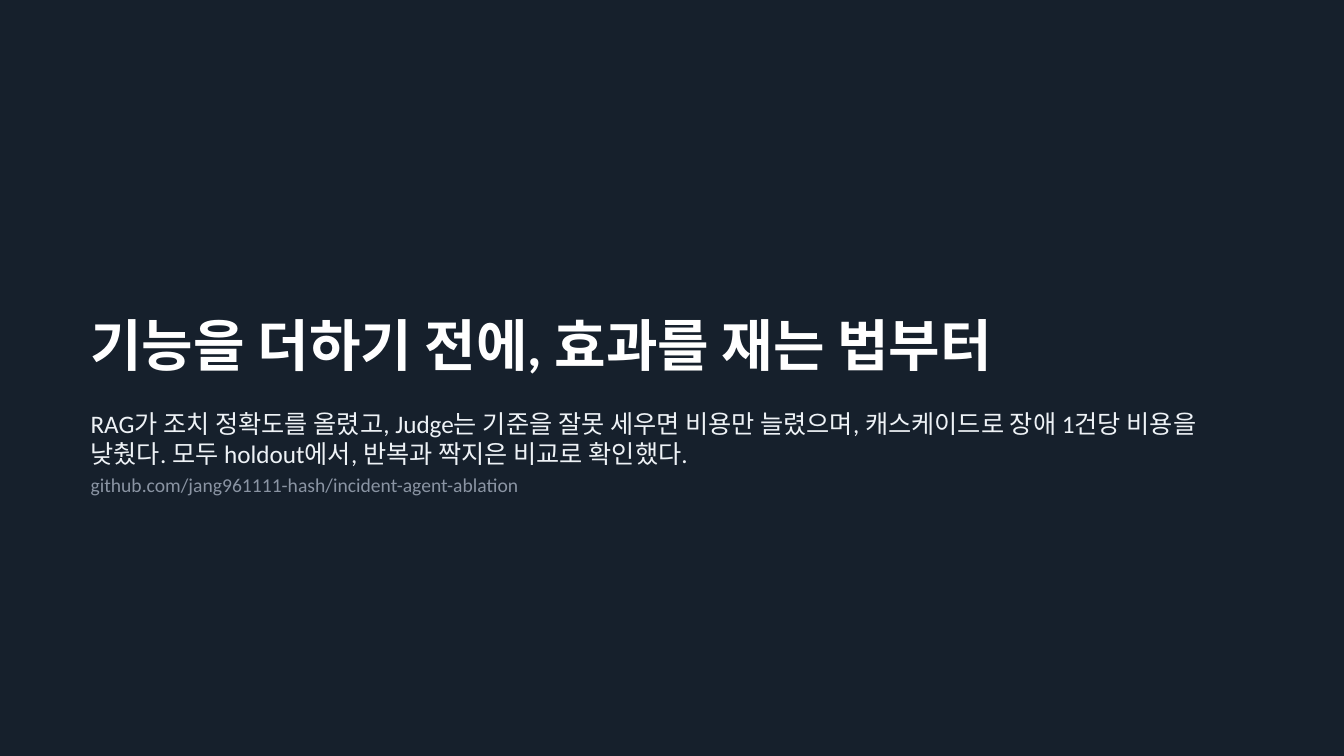
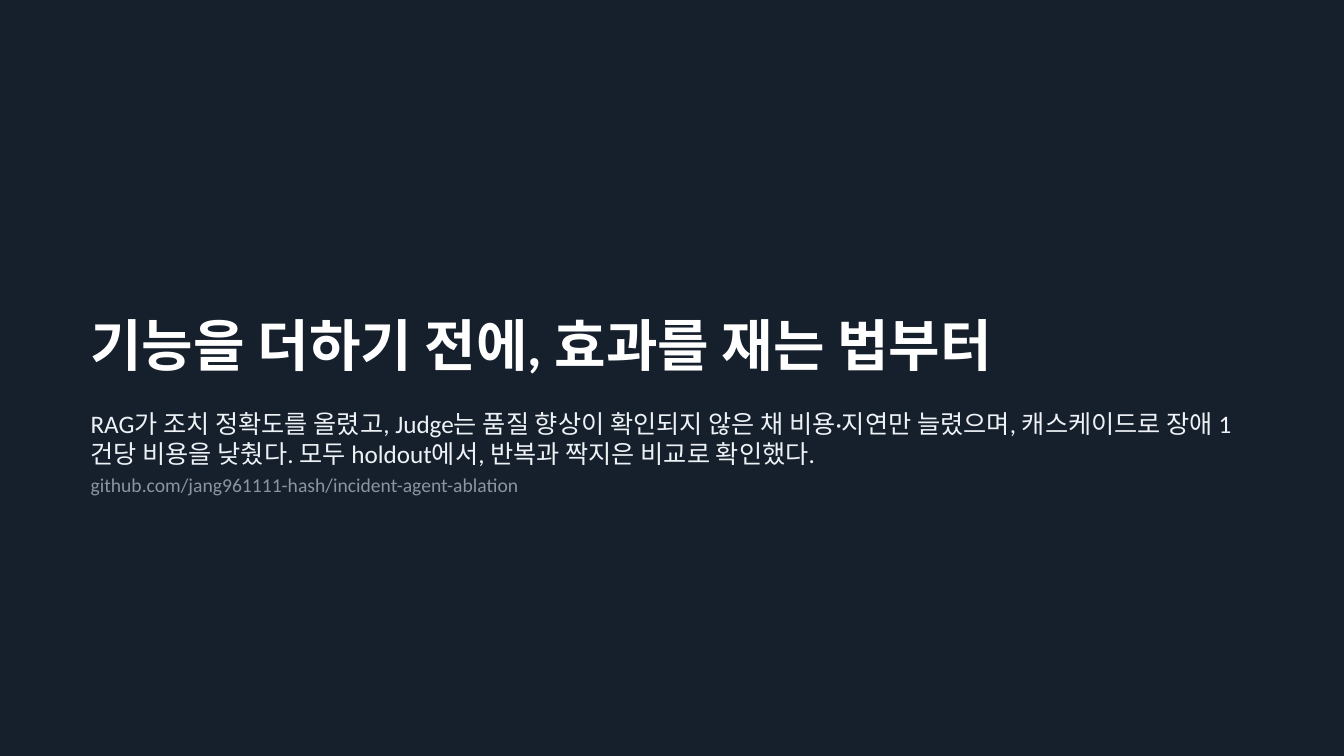
Before and after one commit to jang961111-hash/incident-agent-ablation, a slide deck: slide 16 of deck/incident-agent-ablation.pptx. Drawn at 1344x756 pixels with LibreOffice and Linux fonts; fonts in the diff are those of the drawing. Boxes give left, top, right and bottom in pixels: in the first picture for what was removed or moved away, otherwise in the second. Text is boxed around its words. In the diff, an @@ line names an element or a change of style, - is before the commit and + after.

```diff
--- a/deck/incident-agent-ablation.pptx
+++ b/deck/incident-agent-ablation.pptx
@@ text at (91,412,1213,466): text changed @@
-RAG가 조치 정확도를 올렸고, Judge는 기준을 잘못 세우면 비용만 늘렸으며, 캐스케이드로 장애 1건당 비용을 낮췄다. 모두 holdout에서, 반복과 짝지은 비교로 확인했다.
+RAG가 조치 정확도를 올렸고, Judge는 품질 향상이 확인되지 않은 채 비용·지연만 늘렸으며, 캐스케이드로 장애 1건당 비용을 낮췄다. 모두 holdout에서, 반복과 짝지은 비교로 확인했다.
```
Also in this commit, not shown: 6 other slides changed, 6 other files.
